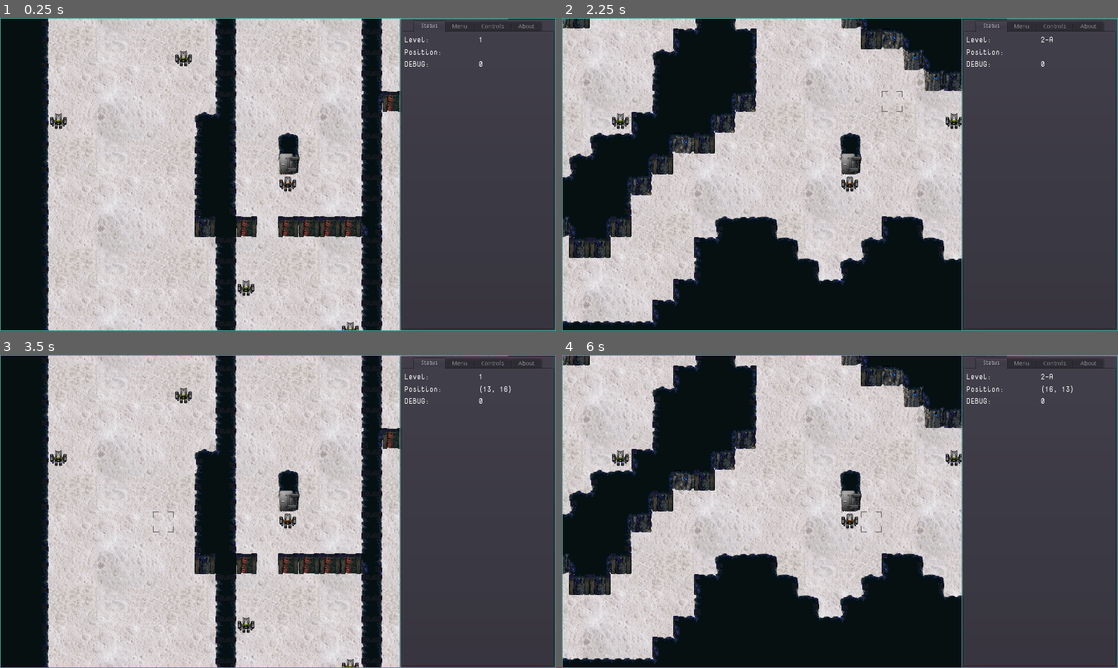
Above: before the commit, frames 1-4 (two rows, left to right).
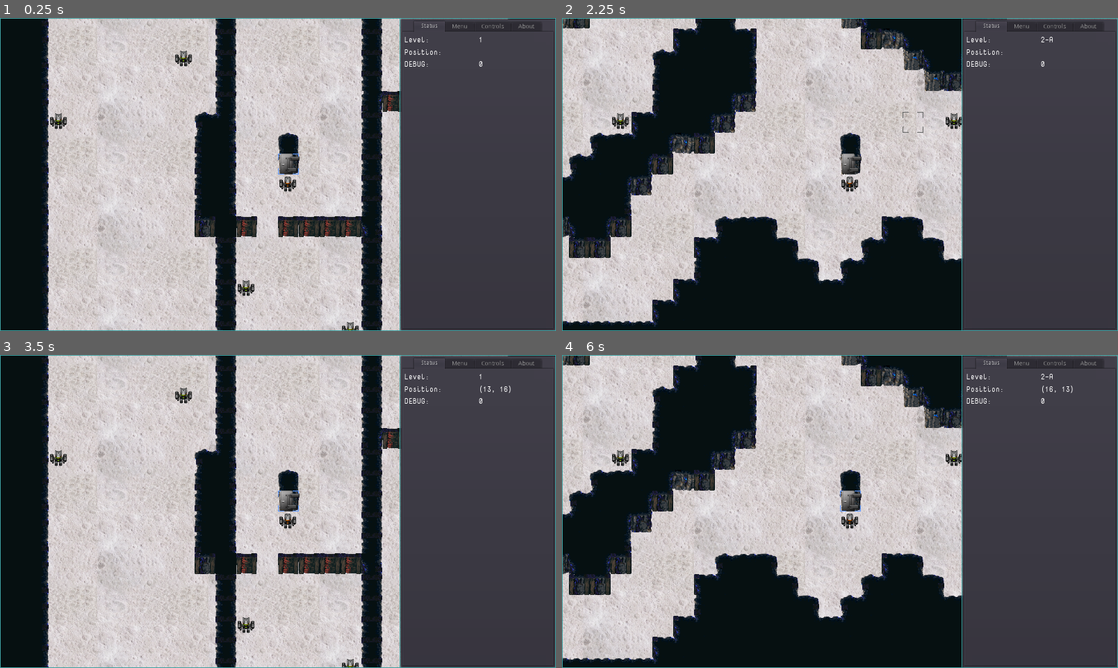
Above: after the commit, the same moments.

Repository: sarrowsmith/quasidroid
Game: Godot game, scene res://Main.tscn
Two runs of this game, one before a commit and one after it. Both use one fixed random seed, a clock stepped at 60 frames per second and the inputs below.
Inputs (mouse positions are in pixels of both pictures, inside the frame that each line leads up to):
- Up to frame 1 (0.25 s): no input
- Up to frame 2 (2.25 s): tap Enter at 0.5 s; move the mouse to (962, 158) at 0.52 s; hold D (cursor_right) 0.53-1.28 s; tap U at 0.6 s; click (962, 158) at 0.67 s; tap Delete (map_reset) at 1.25, 2 s; move the mouse to (728, 190) at 1.27 s; hold S (cursor_down) 1.28-2.03 s; tap Z at 1.35 s; move the mouse to (895, 105) at 2.02 s; hold D (cursor_right) from 2.03 s (still down); tap X at 2.1 s
- Up to frame 3 (3.5 s): tap Delete (map_reset) at 2.75 s; move the mouse to (250, 574) at 2.77 s; release D (cursor_right) at 2.78 s; hold W (cursor_up) from 2.78 s (still down); tap U at 2.85 s; click (250, 574) at 2.92 s
- Up to frame 4 (6 s): tap Delete (map_reset) at 3.5, 4.15, 4.25 s; move the mouse to (1006, 558) at 3.52 s; release W (cursor_up) at 3.53 s; hold A (cursor_left) 3.53-5.03 s; tap Z at 3.6, 5.85 s; move the mouse to (673, 464) at 4.27 s; tap X at 4.35 s; move the mouse to (867, 511) at 5.02 s; hold S (cursor_down) 5.03-5.78 s; tap U at 5.1 s; click (867, 511) at 5.17 s; move the mouse to (756, 433) at 5.77 s; hold D (cursor_right) from 5.78 s (still down)

The runs differ from the first frame. In frame 1, less than 0.1% of the frame differs, in the area x 50-54%, y 43-50%; in frame 2, less than 0.1%, in the area x 57-65%, y 23-37%; in frame 3, less than 0.1%; in frame 4, less than 0.1%.

Commit message:
Cursor reflects player movement capability, and sometimes targetting.

Diff:
--- a/Main.gd
+++ b/Main.gd
@@ -12,7 +12,7 @@
 	change_level($World.create($Player))
 
 
-const input_map = {
+const view_map = {
 	"ui_up": Vector2(0, -1),
 	"ui_down": Vector2(0, 1),
 	"ui_left": Vector2(-1, 0),
@@ -21,15 +21,27 @@
 # warning-ignore:unused_argument
 func _process(delta):
 	var position = $View.position
-	for e in input_map:
+	for e in view_map:
 		if Input.is_action_pressed(e):
-			position += pan_speed * input_map[e]
+			position += pan_speed * view_map[e]
 	view_to(position)
 
 
+const cursor_map = {
+	"cursor_up": Vector2(0, -1),
+	"cursor_down": Vector2(0, 1),
+	"cursor_left": Vector2(-1, 0),
+	"cursor_right": Vector2(1, 0)
+}
 func _unhandled_input(event):
+	var move = Vector2.ZERO
+	for e in cursor_map:
+		if InputMap.event_is_action(event, e):
+			move += cursor_map[e]
+	if move != Vector2.ZERO:
+		$World.active_level.move_cursor(move)
 	if InputMap.event_is_action(event, "map_reset"):
-		$View.position = $Player.position
+		view_to($Player.position)
 		return
 	if event is InputEventKey and event.pressed:
 		var level = null
--- a/Main.tscn
+++ b/Main.tscn
@@ -129,6 +129,20 @@
 margin_bottom = -4.0
 size_flags_horizontal = 3
 size_flags_vertical = 3
+
+[node name="LabelledValue7" parent="View/Panel/VSplitContainer/TabContainer/Controls" instance=ExtResource( 5 )]
+margin_top = 0.0
+margin_right = 338.0
+margin_bottom = 23.0
+label = "Move"
+default = "H, J, K, L"
+
+[node name="LabelledValue6" parent="View/Panel/VSplitContainer/TabContainer/Controls" instance=ExtResource( 5 )]
+margin_top = 0.0
+margin_right = 338.0
+margin_bottom = 23.0
+label = "Move cursor"
+default = "W, A, S, D"
 
 [node name="LabelledValue" parent="View/Panel/VSplitContainer/TabContainer/Controls" instance=ExtResource( 5 )]
 margin_top = 0.0
--- a/levels/Level.gd
+++ b/levels/Level.gd
@@ -159,6 +159,15 @@
 	return Type.WALL if map.get_cellv(location) != TileMap.INVALID_CELL else Type.FLOOR
 
 
+func lift_at(location):
+	if not access.has(location) or access[location]:
+		return null
+	for l in lifts:
+		if l.location == location:
+			return l
+	return null
+
+
 func new_lift(location):
 	var lift = new_feature(location, Prototype.LIFT)
 	lift.location = location
@@ -188,21 +197,20 @@
 	return map.world_to_map(position)
 
 
+func move_cursor(movement):
+	set_cursor(position_to_location($Cursor.position) + movement)
+
+
+func set_cursor(location):
+	$Cursor.position = location_to_position(location)
+	world.player.cursor_at($Cursor, location)
+
+
 func _on_Background_click(position, button):
 	var location = position_to_location(position) + Vector2(1, 1)
 	world.set_value("DEBUG", location_type(location))
 	world.set_value("Position", location)
 
 
-const cursor_map = {
-	Type.FLOOR: "Default",
-	Type.WALL: null,
-	Type.LIFT: "Info",
-	Type.ACCESS: "Info",
-	Type.PLAYER: "Move",
-	Type.ROGUE: "Target"
-}
 func _on_Background_move(position):
-	var location = position_to_location(position) + Vector2(1, 1)
-	$Cursor.set_mode(cursor_map[location_type(location)])
-	$Cursor.position = location_to_position(location)
+	set_cursor(position_to_location(position) + Vector2(1, 1))
--- a/robots/Player.gd
+++ b/robots/Player.gd
@@ -19,6 +19,7 @@
 func change_level(level):
 	self.level = level
 	set_location(level.lifts[0].location + Vector2.DOWN)
+	level.set_cursor(level.lifts[0].location)
 
 
 const move_map = {
@@ -33,3 +34,34 @@
 	for e in move_map:
 		if InputMap.event_is_action(event, e):
 			move(move_map[e])
+
+
+const cursor_types = {
+	Level.Type.FLOOR: "Default",
+	Level.Type.WALL: null,
+	Level.Type.LIFT: "Info",
+	Level.Type.ACCESS: "Info",
+	Level.Type.PLAYER: "Move",
+	Level.Type.ROGUE: "Target"
+}
+func cursor_at(cursor, location):
+	var location_type = level.location_type(location)
+	if self.location.distance_squared_to(location) <= stats["move"]:
+		var lift = level.lift_at(location)
+		if not lift or lift.open:
+			location_type = Level.Type.PLAYER
+	if location_type == Level.Type.ROGUE:
+		if self.location.x == location.x or self.location.y == location.y:
+			if self.location.x == location.x:
+				for y in range(self.location.y, location.y):
+					if y != self.location.y and y != location.y and level.location_type(Vector2(location.x, y)) != Level.Type.FLOOR:
+						location_type = Level.Type.ACCESS
+						break
+			if self.location.y == location.y:
+				for x in range(self.location.x, location.x):
+					if x != self.location.x and x != location.x and level.location_type(Vector2(x, location.y)) != Level.Type.FLOOR:
+						location_type = Level.Type.ACCESS
+						break
+		else:
+			location_type = Level.Type.ACCESS
+	cursor.set_mode(cursor_types[location_type])
--- a/robots/Robot.gd
+++ b/robots/Robot.gd
@@ -14,7 +14,9 @@
 	weapon = null,
 	extras = []
 }
-var stats = {}
+var stats = {
+	move = 1
+}
 var moveable = false
 
 
